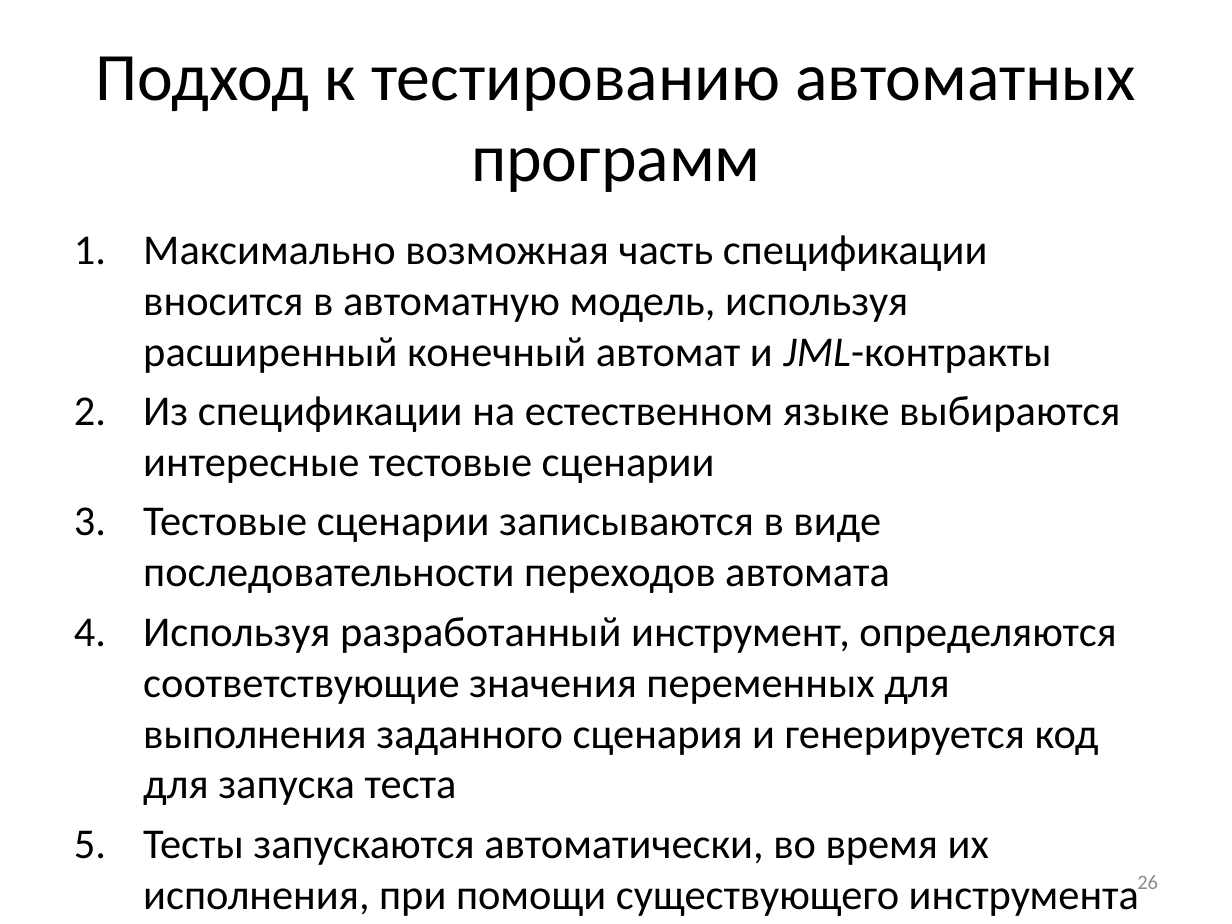
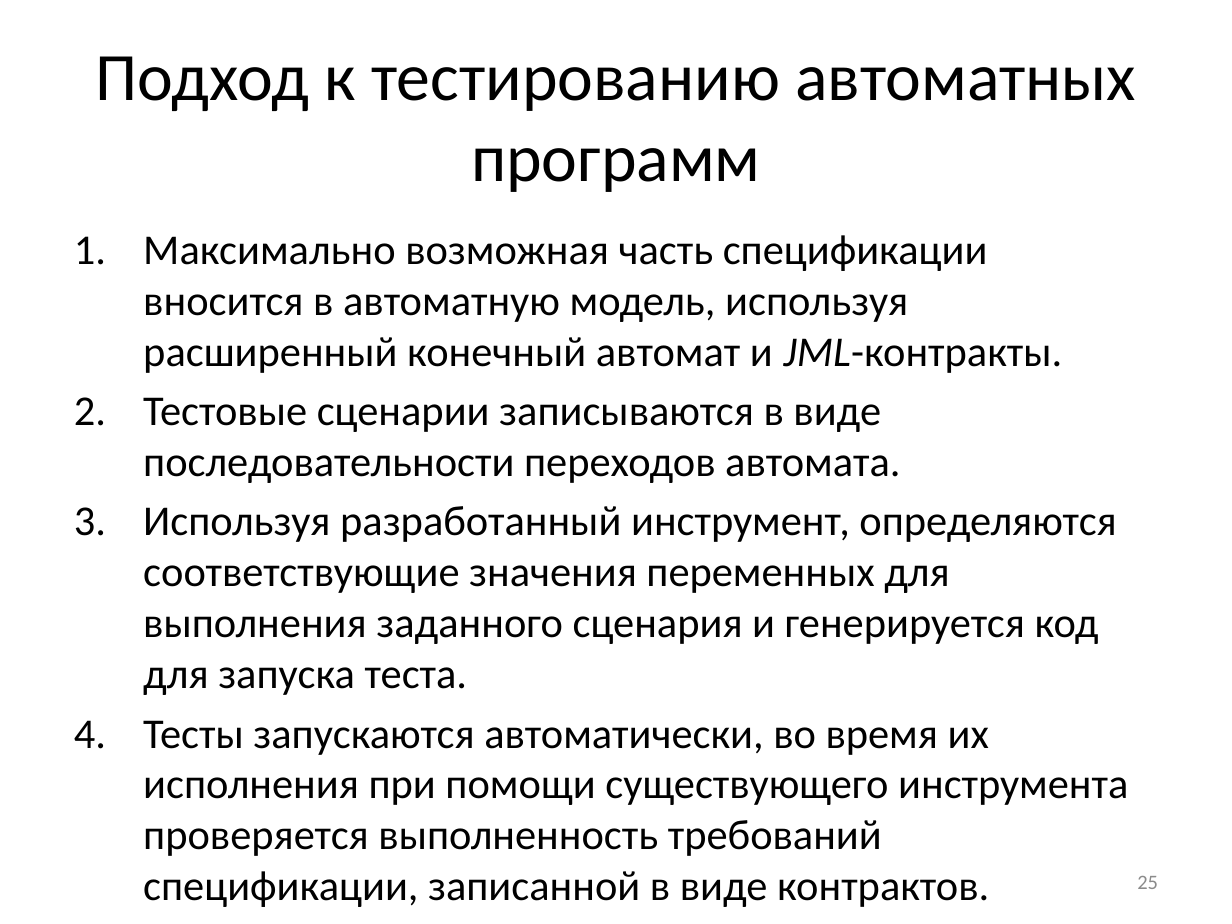
Before and after one commit to nohoper/masters, a slide deck: slide 25 of kmu.pptx (slide 26 before the commit). Drawn at 1232x924 pixels with LibreOffice and Linux fonts; fonts in the diff are those of the drawing. Boxes give left, top, right and bottom in pixels: in the first picture for what was removed or moved away, otherwise in the second. Text is boxed around its words. In the diff, an @@ line names an element or a change of style, - is before the commit and + after.

```diff
--- a/kmu.pptx
+++ b/kmu.pptx
@@ text at <box>143,235,1128,856</box>: text changed @@
-1. Максимально возможная часть спецификации вносится в автоматную модель, используя расширенный конечный автомат и JML-контракты
-2. Из спецификации на естественном языке выбираются интересные тестовые сценарии
-3. Тестовые сценарии записываются в виде последовательности переходов автомата
-4. Используя разработанный инструмент, определяются соответствующие значения переменных для выполнения заданного сценария и генерируется код для запуска теста
-5. Тесты запускаются автоматически, во время их исполнения, при помощи существующего инструмента проверяется выполненность требований спецификации, записанной в виде контрактов.
+1. Максимально возможная часть спецификации вносится в автоматную модель, используя расширенный конечный автомат и JML-контракты.
+2. Тестовые сценарии записываются в виде последовательности переходов автомата.
+3. Используя разработанный инструмент, определяются соответствующие значения переменных для выполнения заданного сценария и генерируется код для запуска теста.
+4. Тесты запускаются автоматически, во время их исполнения при помощи существующего инструмента проверяется выполненность требований спецификации, записанной в виде контрактов.
@@ page number at <box>1137,876,1158,889</box>: text changed @@
-26
+25
```
Also in this commit, not shown: 19 other slides changed, 2 slides removed.
